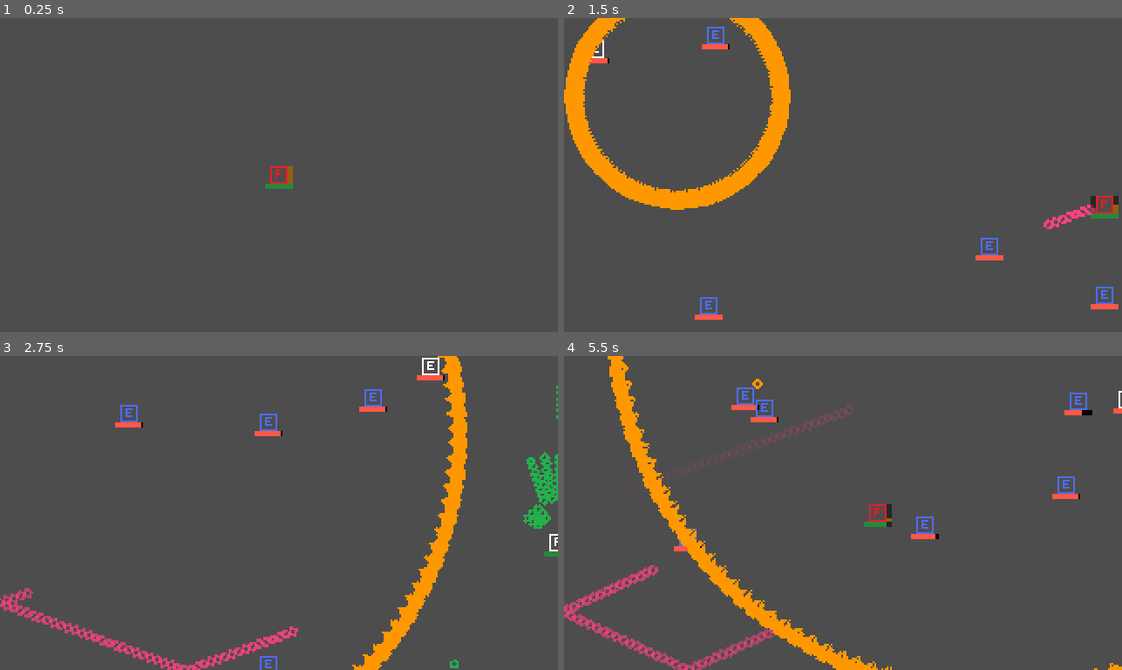
Above: before the commit, frames 1-4 (two rows, left to right).
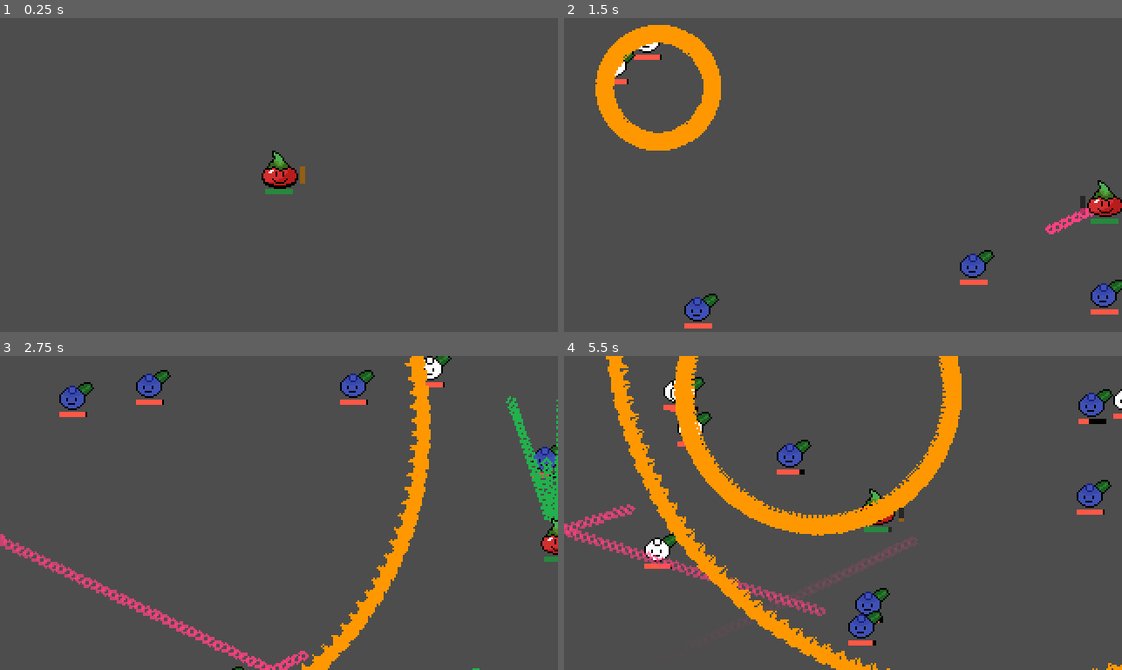
Above: after the commit, the same moments.

Repository: zedward856-spec/ot-a-mot
Game: Godot game, scene res://SCENE/main.tscn
Same seed, same stepped clock (60 frames per second), same inputs: the game is played once before the commit and once after it.
Inputs:
- Up to frame 1 (0.25 s): no input
- Up to frame 2 (1.5 s): hold Right (ui_right) 0.53-1.28 s; hold E (bomb) 0.53-1.28 s; hold Down (ui_down) from 1.28 s (still down); tap Q (bounce) at 1.35 s
- Up to frame 3 (2.75 s): release Down (ui_down) at 2.03 s; hold Right (ui_right) from 2.03 s (still down); hold Space (shoot) from 2.03 s (still down)
- Up to frame 4 (5.5 s): release Right (ui_right) at 2.78 s; release Space (shoot) at 2.78 s; hold Up (ui_up) 2.78-3.53 s; tap E (bomb) at 2.85 s; hold Q (bounce) 3.53-4.28 s; hold Left (ui_left) 3.53-5.03 s; tap Space (shoot) at 4.35 s; hold Down (ui_down) from 5.03 s (still down); hold E (bomb) from 5.03 s (still down)

The runs differ from the first frame. In frame 1, 0.7% of the frame differs, in the area x 46-55%, y 42-57%; in frame 2, 12%; in frame 3, 12%; in frame 4, 13%, in the area x 0-100%, y 0-100%.

Commit message:
changed enemy sprite

Diff:
--- a/SCENE/main.tscn
+++ b/SCENE/main.tscn
@@ -2,10 +2,10 @@
 
 [ext_resource type="Texture2D" uid="uid://bnq3xuuffvnjt" path="res://IMAGE/pixil-frame-0.png" id="1_0t5xj"]
 [ext_resource type="Script" uid="uid://qes8noaeregt" path="res://SCRIPT/player.gd" id="1_q4ew6"]
+[ext_resource type="Texture2D" uid="uid://c4pxxbyp7ded1" path="res://IMAGE/pixil-frame-0 (8).png" id="3_4kmf3"]
 [ext_resource type="Script" uid="uid://ca53smlh5f8s5" path="res://SCRIPT/enemy.gd" id="3_40xib"]
 [ext_resource type="Script" uid="uid://b7prqw5nom7g5" path="res://SCRIPT/bullet.gd" id="4_lquar"]
 [ext_resource type="Script" uid="uid://l1yydcgvep0m" path="res://SCRIPT/enemyspawner.gd" id="5_gs7x4"]
-[ext_resource type="Texture2D" uid="uid://cyl0gbrxx758m" path="res://IMAGE/pixil-frame-0 (4).png" id="5_qykjw"]
 [ext_resource type="Script" uid="uid://c8cfka0qoxrkl" path="res://SCRIPT/bomb.gd" id="6_57084"]
 [ext_resource type="Texture2D" uid="uid://dh7tce38e51di" path="res://IMAGE/pixil-frame-0 (1).png" id="7_rd8xb"]
 [ext_resource type="Script" uid="uid://mny46gids3wt" path="res://SCRIPT/bullet2.gd" id="8_rd8xb"]
@@ -13,8 +13,8 @@
 [ext_resource type="Script" uid="uid://c87w2b3blesxn" path="res://SCRIPT/bounce_bullet.gd" id="11_l4co8"]
 [ext_resource type="Texture2D" uid="uid://2diwv7fclhtl" path="res://IMAGE/pixil-frame-0 (5).png" id="12_4kmf3"]
 
-[sub_resource type="RectangleShape2D" id="RectangleShape2D_q4ew6"]
-size = Vector2(10, 10)
+[sub_resource type="CircleShape2D" id="CircleShape2D_06jon"]
+radius = 7.0
 
 [sub_resource type="StyleBoxFlat" id="StyleBoxFlat_b6cqo"]
 bg_color = Color(0, 0, 0, 0.5)
@@ -34,8 +34,8 @@
 [sub_resource type="StyleBoxFlat" id="StyleBoxFlat_jb6mh"]
 bg_color = Color(1, 0.59608823, 0, 0.5)
 
-[sub_resource type="RectangleShape2D" id="RectangleShape2D_0t5xj"]
-size = Vector2(10, 10)
+[sub_resource type="CircleShape2D" id="CircleShape2D_l4co8"]
+radius = 6.0
 
 [sub_resource type="StyleBoxFlat" id="StyleBoxFlat_lquar"]
 bg_color = Color(0, 0, 0, 1)
@@ -64,23 +64,25 @@
 script = ExtResource("1_q4ew6")
 
 [node name="CollisionShape2D" type="CollisionShape2D" parent="player" unique_id=895151624]
-shape = SubResource("RectangleShape2D_q4ew6")
+shape = SubResource("CircleShape2D_06jon")
 
 [node name="damaged" type="Sprite2D" parent="player" unique_id=1572797868]
-texture = ExtResource("5_qykjw")
-region_enabled = true
-region_rect = Rect2(40, 0, 10, 10)
+position = Vector2(0, -3)
+texture = ExtResource("3_4kmf3")
+region_enabled = true
+region_rect = Rect2(38, 34, 21, 21)
 
 [node name="Sprite2D" type="Sprite2D" parent="player" unique_id=1281602783]
-texture = ExtResource("1_0t5xj")
-region_enabled = true
-region_rect = Rect2(0, 0, 10, 10)
+position = Vector2(0, -3)
+texture = ExtResource("3_4kmf3")
+region_enabled = true
+region_rect = Rect2(15, 33, 21, 22)
 
 [node name="PlayerHealthBar" type="ProgressBar" parent="player" unique_id=4837321]
 offset_left = -8.0
-offset_top = 5.0
+offset_top = 8.0
 offset_right = 8.0
-offset_bottom = 8.0
+offset_bottom = 11.0
 theme_override_styles/background = SubResource("StyleBoxFlat_b6cqo")
 theme_override_styles/fill = SubResource("StyleBoxFlat_57084")
 max_value = 5.0
@@ -89,9 +91,9 @@
 metadata/_edit_use_anchors_ = true
 
 [node name="BurstBar" type="ProgressBar" parent="player" unique_id=734658340]
-offset_left = -8.0
+offset_left = -14.0
 offset_top = 5.0
-offset_right = 2.0
+offset_right = -4.0
 offset_bottom = 8.0
 rotation = -1.5707964
 theme_override_styles/background = SubResource("StyleBoxFlat_l4co8")
@@ -100,9 +102,9 @@
 show_percentage = false
 
 [node name="BombReloadBar" type="ProgressBar" parent="player" unique_id=1772600131]
-offset_left = 5.0
+offset_left = 12.0
 offset_top = 5.0
-offset_right = 15.0
+offset_right = 22.0
 offset_bottom = 8.0
 rotation = -1.5707964
 theme_override_styles/background = SubResource("StyleBoxFlat_06jon")
@@ -116,23 +118,25 @@
 script = ExtResource("3_40xib")
 
 [node name="CollisionShape2D" type="CollisionShape2D" parent="enemy" unique_id=1335133150]
-shape = SubResource("RectangleShape2D_0t5xj")
+shape = SubResource("CircleShape2D_l4co8")
 
 [node name="Sprite2D" type="Sprite2D" parent="enemy" unique_id=1282867968]
-texture = ExtResource("1_0t5xj")
-region_enabled = true
-region_rect = Rect2(10, 0, 10, 10)
+position = Vector2(2, -1)
+texture = ExtResource("3_4kmf3")
+region_enabled = true
+region_rect = Rect2(22, 65, 20, 16)
 
 [node name="damaged" type="Sprite2D" parent="enemy" unique_id=1834904122]
-texture = ExtResource("5_qykjw")
-region_enabled = true
-region_rect = Rect2(30, 0, 10, 10)
+position = Vector2(2, -1)
+texture = ExtResource("3_4kmf3")
+region_enabled = true
+region_rect = Rect2(44, 65, 20, 16)
 
 [node name="ProgressBar" type="ProgressBar" parent="enemy" unique_id=1988050811]
 offset_left = -8.0
-offset_top = 5.0
+offset_top = 8.0
 offset_right = 8.0
-offset_bottom = 8.0
+offset_bottom = 11.0
 theme_override_styles/background = SubResource("StyleBoxFlat_lquar")
 theme_override_styles/fill = SubResource("StyleBoxFlat_gs7x4")
 max_value = 5.0
@@ -142,7 +146,7 @@
 
 [node name="bullet" type="Area2D" parent="." unique_id=1510790574]
 process_mode = 4
-position = Vector2(-11, 0)
+position = Vector2(-6, 0)
 script = ExtResource("4_lquar")
 
 [node name="CollisionShape2D" type="CollisionShape2D" parent="bullet" unique_id=606271852]
@@ -155,7 +159,7 @@
 
 [node name="bomb" type="Area2D" parent="." unique_id=1044328142]
 process_mode = 4
-position = Vector2(-11, 7)
+position = Vector2(-6, 7)
 script = ExtResource("6_57084")
 
 [node name="Sprite2D" type="Sprite2D" parent="bomb" unique_id=93748300]
--- a/SCRIPT/enemy.gd
+++ b/SCRIPT/enemy.gd
@@ -1,6 +1,6 @@
 extends Area2D
 
-@export var speed: float = 60.0
+@export var speed: float = 40.0
 @export var max_health: int = 30
 var current_health: int
 var knockback: Vector2 = Vector2.ZERO
Binary file added: IMAGE/pixil-frame-0 (8).png
Not shown, added: IMAGE/pixil-frame-0 (8).png.import
